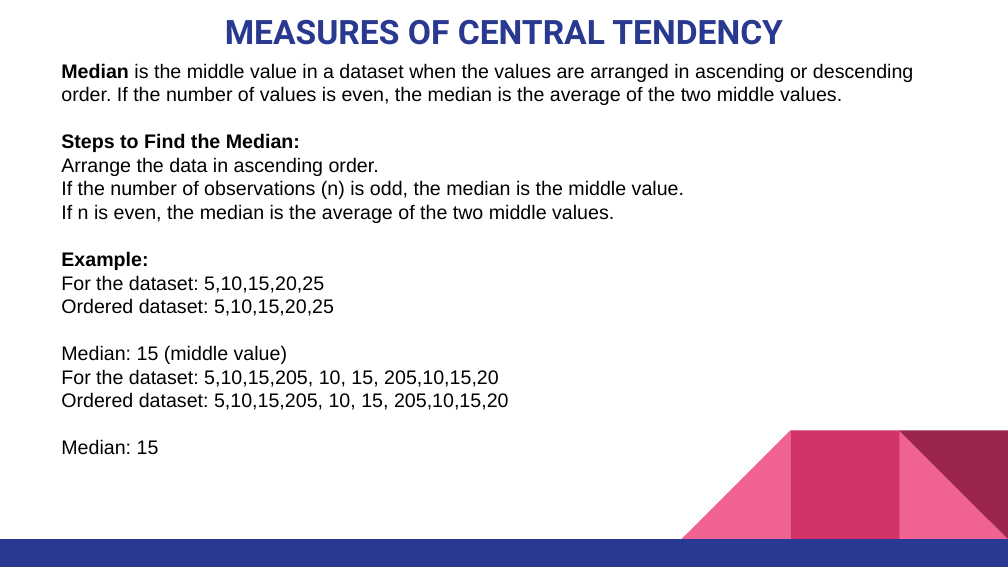
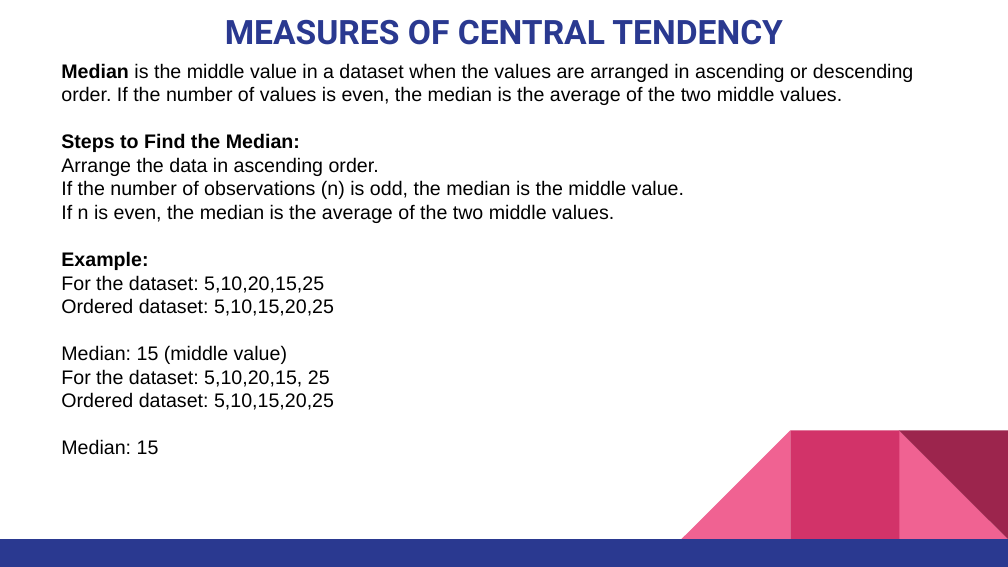
Before and after one commit to pnytrainingrepo/artificial-intelligence, a slide deck: slide 9 of AI-DataScience.pptx. Drawn at 1008x567 pixels with LibreOffice and Linux fonts; fonts in the diff are those of the drawing. Boxes give left, top, right and bottom in pixels: in the first picture for what was removed or moved away, otherwise in the second. Text is boxed around its words. In the diff, an @@ line names an element or a change of style, - is before the commit and + after.

```diff
--- a/AI-DataScience.pptx
+++ b/AI-DataScience.pptx
@@ text at bbox=[61, 275, 324, 293]: text changed @@
-For the dataset: 5,10,15,20,25
+For the dataset: 5,10,20,15,25
@@ text at bbox=[61, 369, 334, 410]: text changed @@
-For the dataset: 5,10,15,205, 10, 15, 205,10,15,20
-Ordered dataset: 5,10,15,205, 10, 15, 205,10,15,20
+For the dataset: 5,10,20,15, 25
+Ordered dataset: 5,10,15,20,25
```
Also in this commit, not shown: 1 other slide changed, 11 slides added, 8 other files.
